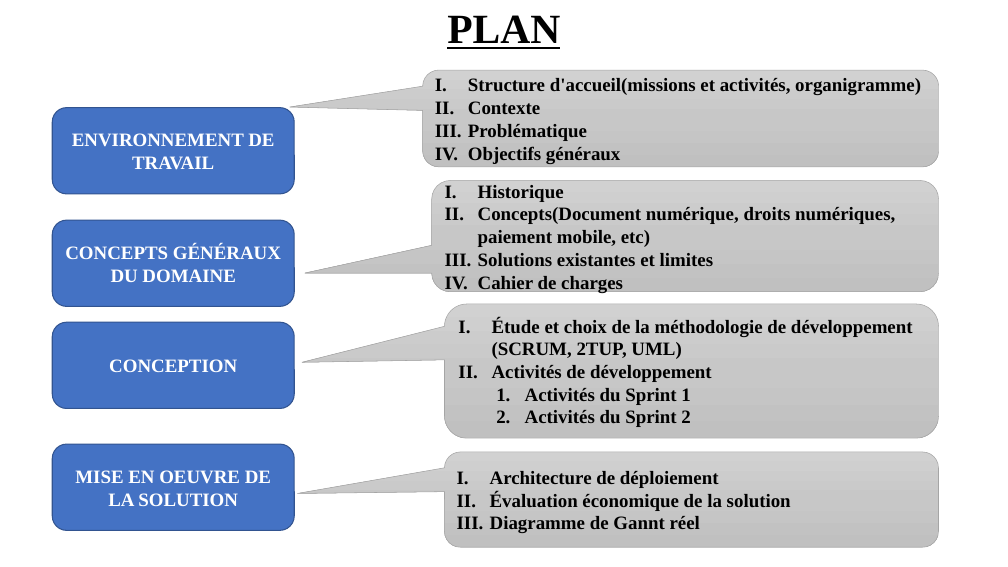
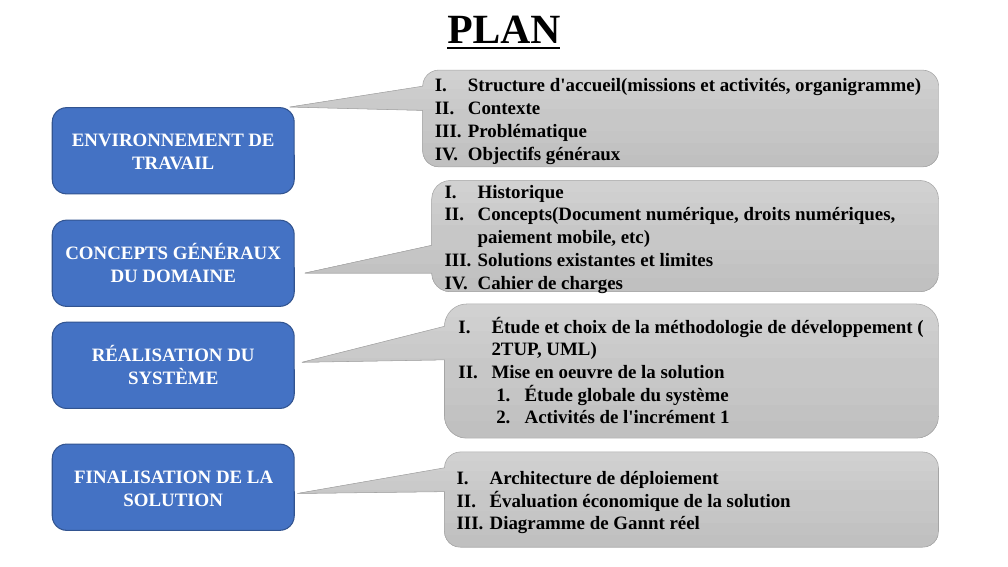
Before and after one commit to melaken/distdocs, a slide deck: slide 2 of Documents/theme/diapo.pptx. Drawn at 1008x567 pixels with LibreOffice and Linux fonts; fonts in the diff are those of the drawing. Boxes give left, top, right and bottom in pixels: in the first picture for what was removed or moved away, otherwise in the second. Text is boxed around its words. In the diff, an @@ line names an element or a change of style, - is before the commit and + after.

```diff
--- a/Documents/theme/diapo.pptx
+++ b/Documents/theme/diapo.pptx
@@ text in rounded speech box at (492, 318, 913, 423): text changed @@
-I. Étude et choix de la méthodologie de développement (SCRUM, 2TUP, UML)
-II. Activités de développement
-  1. Activités du Sprint 1
-  2. Activités du Sprint 2
+I. Étude et choix de la méthodologie de développement ( 2TUP, UML)
+II. Mise en oeuvre de la solution
+  1. Étude globale du système
+  2. Activités de l'incrément 1
@@ text in rounded rectangle at (92, 347, 254, 384): text changed @@
-CONCEPTION
+RÉALISATION DU SYSTÈME
@@ text in rounded rectangle at (74, 470, 273, 506): text changed @@
-MISE EN OEUVRE DE LA SOLUTION
+FINALISATION DE LA SOLUTION
```
Also in this commit, not shown: 15 other slides changed, 2 slides removed, 6 other files.
